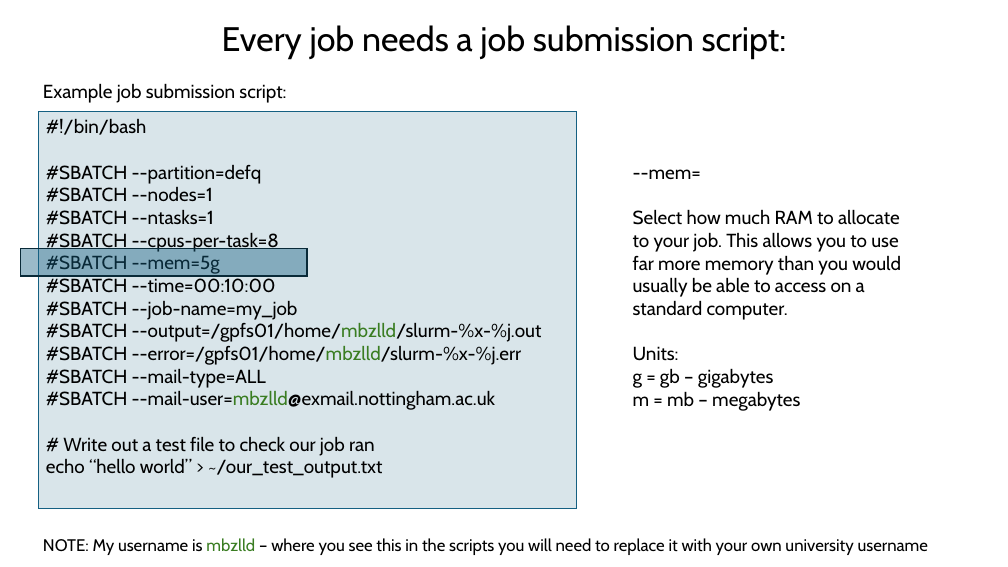
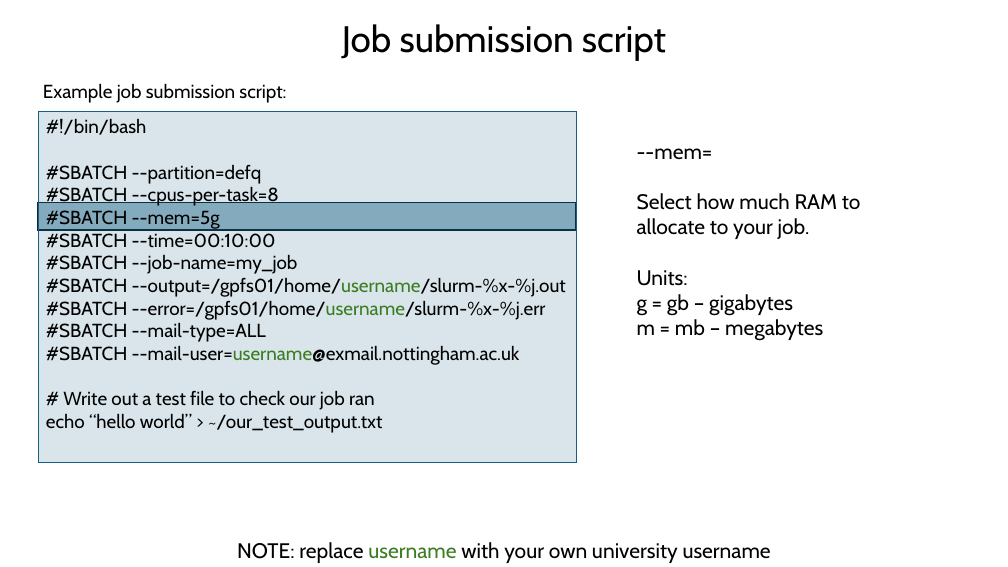
Before and after one commit to BioinformaticsMSc/LIFE4138_2627, a slide deck: slide 10 of UNIX_session_3/Ada_in_depth.pptx (slide 12 before the commit). Drawn at 1008x567 pixels with LibreOffice and Linux fonts; fonts in the diff are those of the drawing. Boxes give left, top, right and bottom in pixels: in the first picture for what was removed or moved away, otherwise in the second. Text is boxed around its words. In the diff, an @@ line names an element or a change of style, - is before the commit and + after.

```diff
--- a/UNIX_session_3/Ada_in_depth.pptx
+++ b/UNIX_session_3/Ada_in_depth.pptx
@@ text at box(342, 24, 666, 60): text changed; size 32.4 to 35.1 pt @@
-Every job needs a job submission script:
+Job submission script
@@ rectangle "#!/bin/bash": place and size @@
-rectangle "#!/bin/bash" at box(39, 111, 576, 508)
+rectangle "#!/bin/bash" at box(39, 111, 576, 462)
@@ text "--mem=": place and size @@
-text "--mem=" at box(633, 169, 901, 411)
+text "--mem=" at box(637, 148, 861, 341)
@@ text at box(637, 148, 823, 341): size 18 to 20 pt in "--mem=", "Units:", "g = gb – gigabytes", "m = mb – megabytes" @@
@@ rectangle: place and size @@
-rectangle at box(20, 249, 307, 276)
+rectangle at box(39, 203, 576, 230)
@@ text in rectangle at box(46, 187, 214, 225): paragraphs removed @@
-#SBATCH --nodes=1
-#SBATCH --ntasks=1
@@ text at box(637, 193, 861, 239): text changed; size 18 to 20 pt @@
-Select how much RAM to allocate to your job. This allows you to use far more memory than you would usually be able to access on a standard computer.
+Select how much RAM to allocate to your job.
@@ text in rectangle at box(46, 278, 566, 320): text changed @@
-#SBATCH --output=/gpfs01/home/mbzlld/slurm-%x-%j.out
-#SBATCH --error=/gpfs01/home/mbzlld/slurm-%x-%j.err
+#SBATCH --output=/gpfs01/home/username/slurm-%x-%j.out
+#SBATCH --error=/gpfs01/home/username/slurm-%x-%j.err
@@ text in rectangle at box(46, 346, 520, 365): text changed @@
-#SBATCH --mail-user=mbzlld@exmail.nottingham.ac.uk
+#SBATCH --mail-user=username@exmail.nottingham.ac.uk
@@ text at box(237, 542, 771, 563): text changed; size 16 to 20 pt @@
-NOTE: My username is mbzlld – where you see this in the scripts you will need to replace it with your own university username
+NOTE: replace username with your own university username
```
Also in this commit, not shown: 21 other slides changed, 3 slides added, 9 slides removed.
